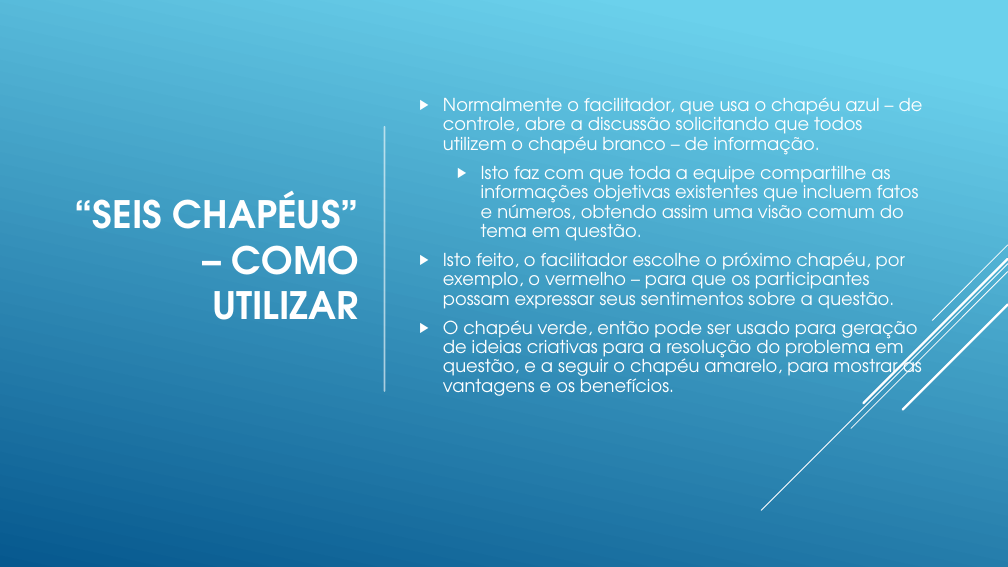
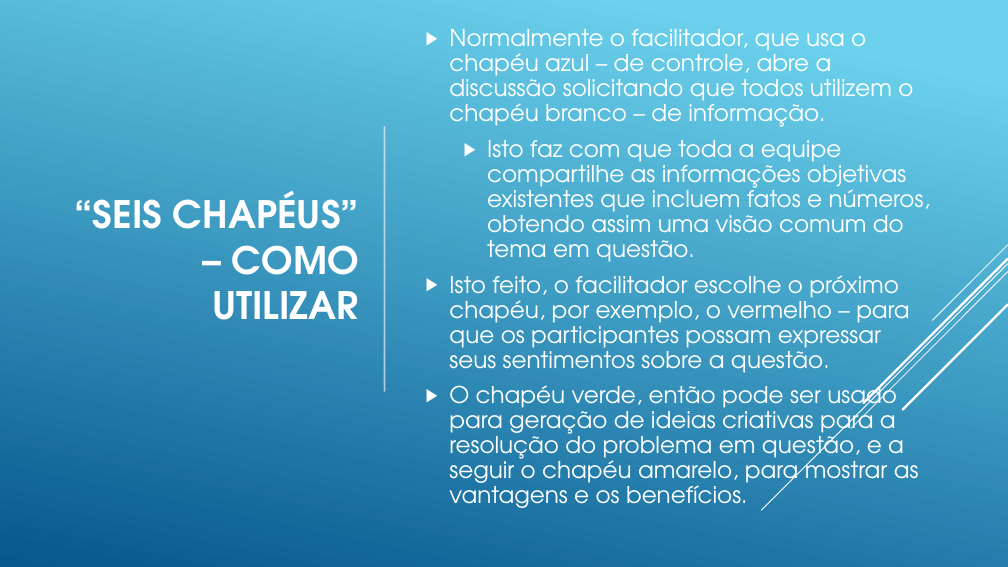
Before and after one commit to dfilitto/AlunosJogosDigitaisSenac, a slide deck: slide 33 of Slides/04 - Tecnicas para a criacao de jogos.pptx. Drawn at 1008x567 pixels with LibreOffice and Linux fonts; fonts in the diff are those of the drawing. Boxes give left, top, right and bottom in pixels: in the first picture for what was removed or moved away, otherwise in the second. Text is boxed around its words. In the diff, an @@ line names an element or a change of style, - is before the commit and + after.

```diff
--- a/Slides/04 - Tecnicas para a criacao de jogos.pptx
+++ b/Slides/04 - Tecnicas para a criacao de jogos.pptx
@@ text "Normalmente o facilitador, que usa ...": place and size @@
-text "Normalmente o facilitador, que usa ..." at (443,97,923,396)
+text "Normalmente o facilitador, que usa ..." at (449,29,930,508)
@@ text "Normalmente o facilitador, que usa ..." at (449,29,930,508): size 17 to 22 pt; more space between paragraphs @@
```
Also in this commit, not shown: 26 other slides changed.
